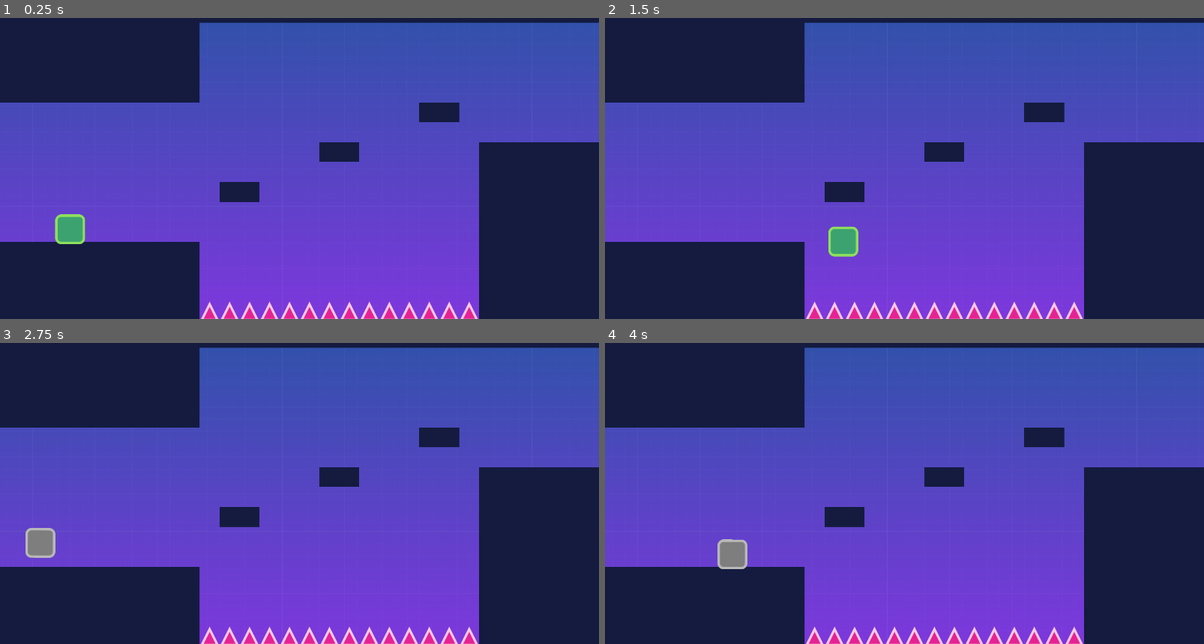
Above: before the commit, frames 1-4 (two rows, left to right).
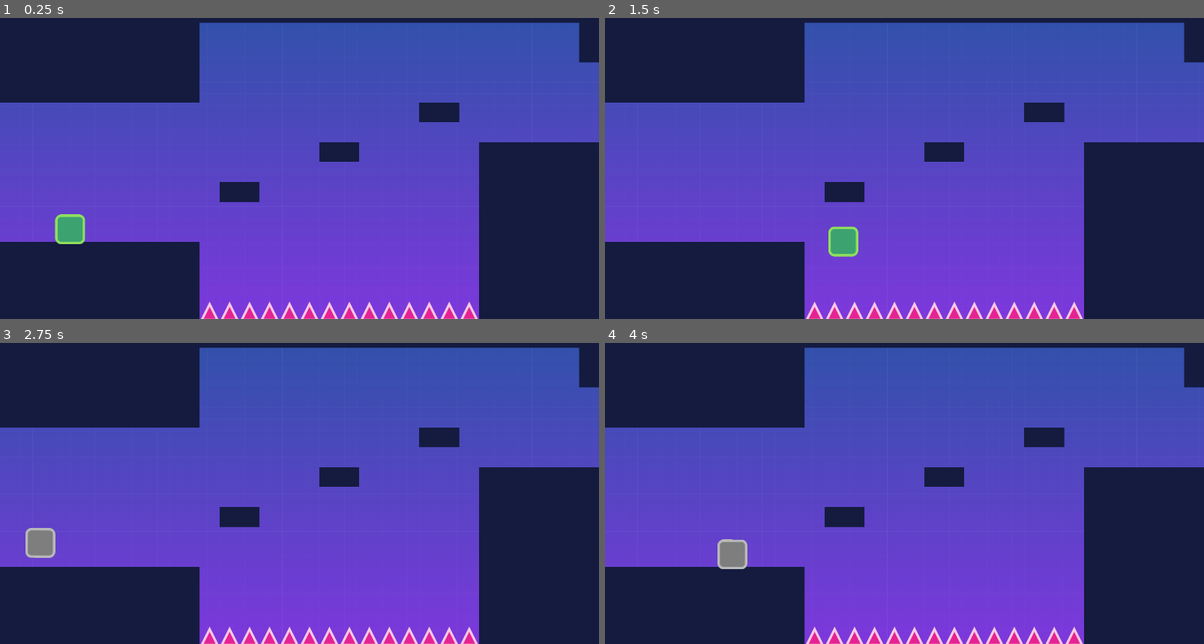
Above: after the commit, the same moments.

Repository: noor-shalaby/solid-ground
Game: Godot game, scene res://scenes/game.tscn
Two runs of this game, one before a commit and one after it. Both use one fixed random seed, a clock stepped at 60 frames per second and the inputs below.
Inputs:
- Up to frame 1 (0.25 s): no input
- Up to frame 2 (1.5 s): tap Enter at 0.5 s; hold D (right) from 0.53 s (still down); tap W (jump) at 0.77 s
- Up to frame 3 (2.75 s): tap W (jump) at 1.52 s; release D (right) at 2.03 s; hold A (left) from 2.03 s (still down)
- Up to frame 4 (4 s): release A (left) at 2.78 s; hold D (right) from 2.78 s (still down); tap W (jump) at 3.02, 3.77 s

The runs differ from the first frame. In frame 1, 0.5% of the frame differs, in the area x 96-100%, y 1-15%; in frame 2, 0.5%; in frame 3, 0.5%; in frame 4, 0.5%.

Commit message:
Add: a little wall at the end of the level

Diff:
--- a/scenes/game.tscn
+++ b/scenes/game.tscn
@@ -48,14 +48,13 @@
 
 [node name="SpikeTrap" parent="SpikeTraps" instance=ExtResource("2_p57ef")]
 position = Vector2(1408, 416)
-chase = null
 
 [node name="SpikeTrap2" parent="SpikeTraps" instance=ExtResource("2_p57ef")]
 position = Vector2(1728, 544)
 chase = true
 
 [node name="TileMap" type="TileMapLayer" parent="."]
-tile_map_data = PackedByteArray("AAAMAAAAAQAAAAAAAAAMAAEAAQA …(3472 unchanged characters)… AAAAAAAAKABEAAQAAAAAAAAALABEAAQAAAAAAAAA=")
+tile_map_data = PackedByteArray("AAAMAAAAAQAAAAAAAAAMAAEAAQA …(3472 unchanged characters)… AAAAAAAAKABEAAQAAAAAAAAALABEAAQAAAAAAAAAdAAIAAQAAAAAAAAAdAAMAAQAAAAAAAAA=")
 tile_set = SubResource("TileSet_yqjtg")
 
 [node name="Spikes" type="TileMapLayer" parent="."]
